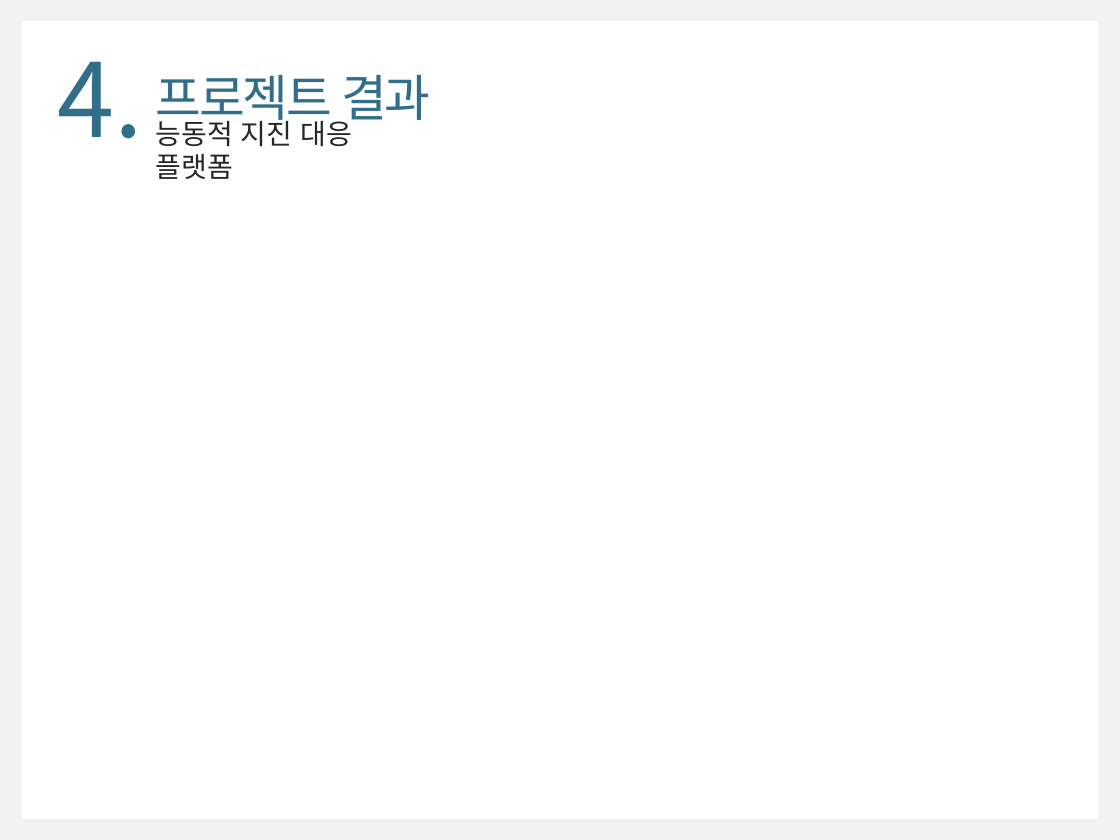
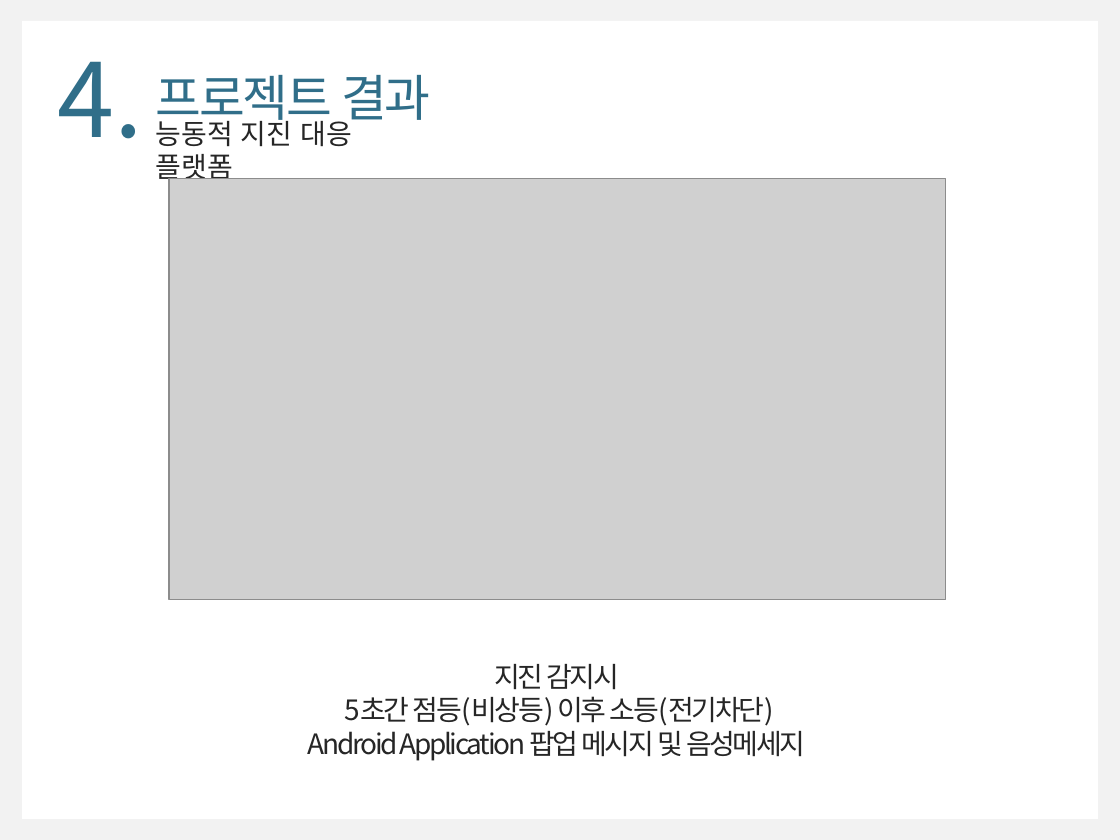
Before and after one commit to WongyuLee/KNU_SoftwareEngineering_2Team, a slide deck: slide 12 of doc/SoftwareEngineering_2Team(최종).pptx. Drawn at 1120x840 pixels with LibreOffice and Linux fonts; fonts in the diff are those of the drawing; grey boxes stand for pictures. Boxes give left, top, right and bottom in pixels: in the first picture for what was removed or moved away, otherwise in the second. Text is boxed around its words. In the diff, an @@ line names an element or a change of style, - is before the commit and + after.

```diff
--- a/doc/SoftwareEngineering_2Team(최종).pptx
+++ b/doc/SoftwareEngineering_2Team(최종).pptx
@@ picture added at [169,178,946,599] @@
@@ text added at [308,664,805,761], 18 pt, text #262626 @@
+지진 감지시
+5초간 점등(비상등) 이후 소등(전기차단)
+Android Application 팝업 메시지 및 음성메세지
```
Also in this commit, not shown: 4 other slides changed, 2 slides added.
